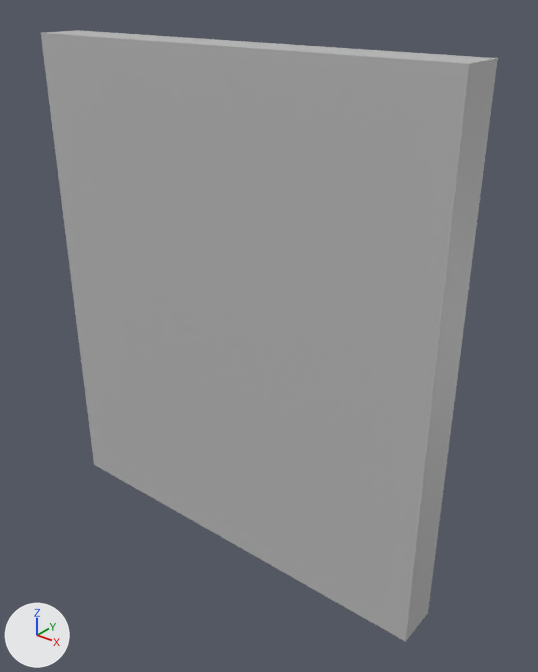
The FBX model GraduationGame unity/Assets/040_model/030_sets/door/live/door.fbx as it was, and as the next commit left it.
The view is the same before and after, from a camera (50 mm lens) standing at (0.024, -0.0291, 0.033) and looking at (-0.0001, 0.001, 0.0143). The lights are fixed; the arrows at lower left show +X, +Y and +Z. Where no turn or scale is listed for an object, it has been applied to the vertices.

Before the edit, the objects in view are built like this:
```python
me_mesh = bpy.data.meshes.new('Mesh')
me_mesh.from_pydata(...)  # 20 vertices, 18 faces; spans x -0.015..0.0114, y -0.0013..0.0013, z -0.0172..0.0
me_mesh.materials.append(mat_lambert2)  # grey #bcbcbc
me_mesh_001 = bpy.data.meshes.new('Mesh.001')
me_mesh_001.from_pydata(...)  # 24 vertices, 22 faces; spans x -0.015..0.0114, y -0.0013..0.0013, z 0.0..0.0172
me_mesh_001.materials.append(mat_lambert2)  # grey #bcbcbc
ob_doorbottom_geo = bpy.data.objects.new('doorBottom_geo', me_mesh_001)
ob_doorbottom_geo.location = (0.0, 0.0, 0.0)
ob_doortop_geo = bpy.data.objects.new('doorTop_geo', me_mesh)
ob_doortop_geo.location = (0.0, 0.0, 0.03)
```
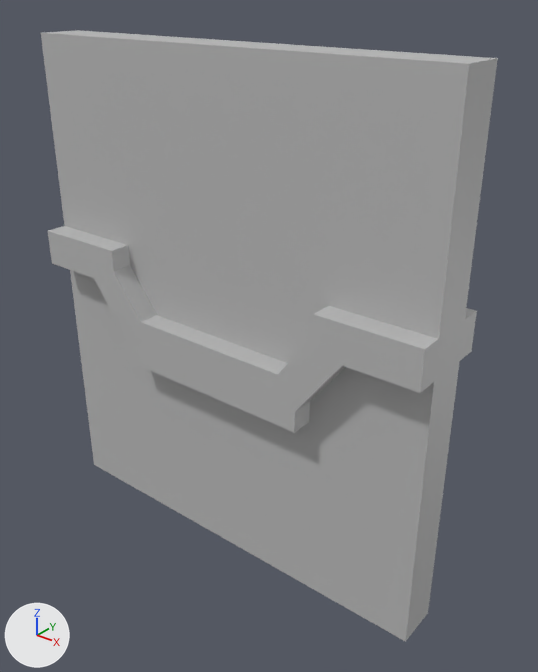
Where the change shows, as pixel boxes (x1, y1, x2, y2) in the pictures (538 x 672 px):
```json
{"object": "doorTop_geo", "change": "reshaped", "before": [41, 30, 498, 391], "after": [41, 30, 498, 401]}
{"object": "doorBottom_geo", "change": "reshaped", "before": [67, 245, 462, 642], "after": [50, 250, 474, 642], "on screen": "7% wider"}
{"part": 1, "of": "me_mesh", "change": "built on", "before": [64, 223, 467, 376], "after": [48, 223, 477, 376]}
```

Edits to the scene script, one JSON object a line:
```json
{"block": "me_mesh_001", "where": "# used by ob_doorbottom_geo; location = (0.0, 0.0, 0.0)"}
{"op": "remove", "block": "me_mesh_001", "code": "me_mesh_001.from_pydata(...)  # 24 vertices, 22 faces; spans x -0.015..0.0114, y -0.0013..0.0013, z 0.0..0.0172"}
{"op": "add", "block": "me_mesh_001", "code": "me_mesh_001.from_pydata(...)  # 100 vertices, 98 faces; spans x -0.015..0.0114, y -0.0026..0.0026, z 0.0..0.0172"}
{"block": "me_mesh_001", "change": "me_mesh_001 part 2"}
{"block": "me_mesh_001", "change": "20 faces are deleted"}
{"block": "me_mesh_001", "change": "28 vertices are added at x -0.0116..0.0079, y -0.0026..0.0026, z 0.0128..0.0172"}
{"block": "me_mesh_001", "change": "8 new vertices lie (0.0, 0.0, 0.0115) away from vertices in x -0.015..0.0114, y -0.0013..0.0013, z 0.0"}
{"block": "me_mesh_001", "change": "8 new vertices lie (0.0, -0.0013, 0.0) away from vertices in x -0.015..0.0114, y -0.0013, z 0.0115..0.0172"}
{"block": "me_mesh_001", "change": "8 new vertices lie (0.0, 0.0013, 0.0) away from vertices in x -0.015..0.0114, y 0.0013, z 0.0115..0.0172"}
{"block": "me_mesh_001", "change": "8 new vertices lie (-0.0017, 0.0, 0.0) away from vertices in x -0.0064, y -0.0026..0.0026, z 0.0..0.0128"}
{"block": "me_mesh_001", "change": "8 new vertices lie (0.0017, 0.0, 0.0) away from vertices in x 0.0028, y -0.0026..0.0026, z 0.0..0.0128"}
{"block": "me_mesh_001", "change": "8 new vertices lie (0.0, 0.0, -0.0009) away from vertices in x -0.015..0.0114, y -0.0026..0.0026, z 0.0172"}
{"block": "me_mesh_001", "change": "96 new faces join them"}
{"block": "me_mesh", "where": "# used by ob_doortop_geo; location = (0.0, 0.0, 0.03)"}
{"op": "remove", "block": "me_mesh", "code": "me_mesh.from_pydata(...)  # 20 vertices, 18 faces; spans x -0.015..0.0114, y -0.0013..0.0013, z -0.0172..0.0"}
{"op": "add", "block": "me_mesh", "code": "me_mesh.from_pydata(...)  # 92 vertices, 90 faces; spans x -0.015..0.0114, y -0.0026..0.0026, z -0.0172..0.0"}
{"block": "me_mesh", "change": "me_mesh part 1"}
{"block": "me_mesh", "change": "14 faces are deleted"}
{"block": "me_mesh", "change": "28 vertices are added at x -0.0089..0.0055, y -0.0026..0.0026, z -0.0172..-0.0128"}
{"block": "me_mesh", "change": "8 new vertices lie (0.0, 0.0, -0.0115) away from vertices in x -0.015..0.0114, y -0.0013..0.0013, z 0.0"}
{"block": "me_mesh", "change": "10 new vertices lie (0.0, 0.0013, 0.0) away from vertices in x -0.015..0.0114, y 0.0013, z -0.0172..-0.0115"}
{"block": "me_mesh", "change": "10 new vertices lie (0.0, -0.0013, 0.0) away from vertices in x -0.015..0.0114, y -0.0013, z -0.0172..-0.0115"}
{"block": "me_mesh", "change": "8 new vertices lie (0.0018, 0.0, 0.0) away from vertices in x -0.0107, y -0.0026..0.0026, z -0.0128..0.0"}
{"block": "me_mesh", "change": "8 new vertices lie (-0.0016, 0.0, 0.0) away from vertices in x 0.0071, y -0.0026..0.0026, z -0.0128..0.0"}
{"block": "me_mesh", "change": "86 new faces join them"}
```
